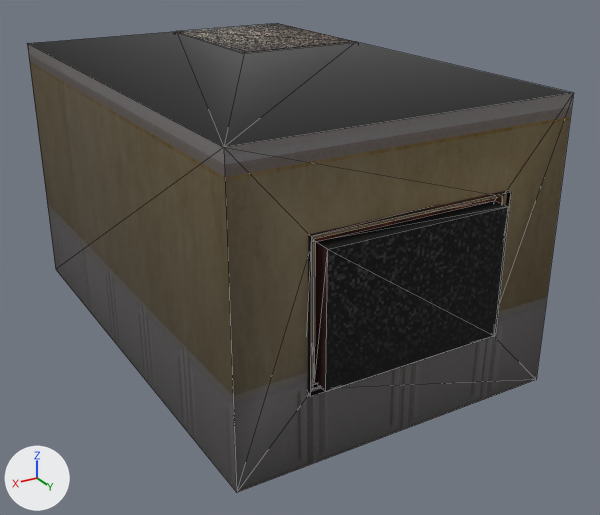
The glTF model assets/models/rooms/basic.glb: old version first, new version second.
One viewpoint serves both versions: a 50 mm camera at (3.47, 10.65, 4.6) aimed at (-0.98, 3.24, 0.89). Lighting does not change. The marker at lower left points along +X, +Y and +Z. Mesh edges are drawn as thin lines. Where no turn or scale is listed for an object, it has been applied to the vertices. Vertices at the same position are counted once.

Before the edit, the objects in view are built like this:
```python
me_plane_022 = bpy.data.meshes.new('Plane.022')
me_plane_022.from_pydata(...)  # 24 vertices, 42 faces; spans x -1.05..1.05, y -0.09..0.12, z -0.85..0.6
# faces by material slot: [22, 20]
me_plane_022.materials.append(mat_vertex_color_noise_001)
me_plane_022.materials.append(mat_funny_wood)
me_plane_023 = bpy.data.meshes.new('Plane.023')
me_plane_023.from_pydata(...)  # 38 vertices, 50 faces; spans x -2.5..1.0, y 0.0..5.5, z 0.0..3.0
# faces by material slot: [18, 6, 26]
me_plane_023.materials.append(mat_frabric_white)
me_plane_023.materials.append(mat_wood_floor)
me_plane_023.materials.append(mat_hallway_wall)
me_plane_025 = bpy.data.meshes.new('Plane.025')
me_plane_025.from_pydata(...)  # 25 vertices, 23 faces; spans x -2.5..-0.95, y 0.1..2.05, z 0.0..3.0
# faces by material slot: [8, 15]
me_plane_025.materials.append(mat_vertex_color_noise)
me_plane_025.materials.append(mat_bathtiles)
ob_bathroom = bpy.data.objects.new('bathroom', me_plane_025)
ob_bathroom.location = (0.0, 0.0, 0.0)
ob_door_frame = bpy.data.objects.new('door frame', me_plane_023)
ob_door_frame.location = (0.0, 0.0, 0.0)
ob_window_003 = bpy.data.objects.new('window.003', me_plane_022)
ob_window_003.location = (-0.75, 5.5, 1.6)
```
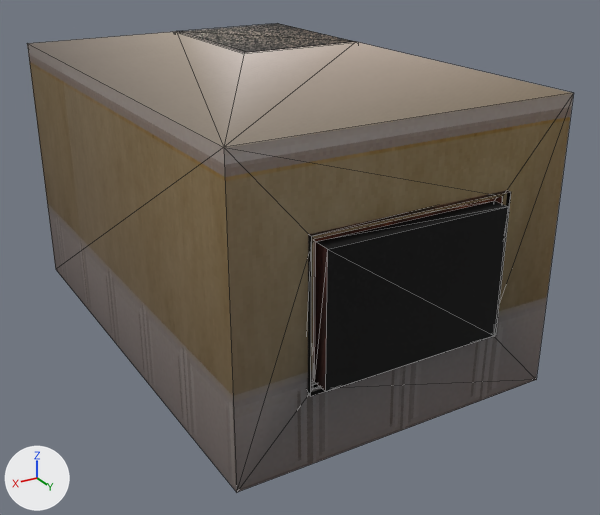
Changed parts and their boxes [x1, y1, x2, y2] in the pictures (600 x 515 px):
```json
{"part": 1, "of": "me_plane_023", "change": "recoloured", "before": [27, 32, 573, 492], "after": [27, 32, 573, 492]}
```

Scene script edits in JSON lines:
```json
{"block": "me_plane_023", "where": "# used by ob_door_frame; location = (0.0, 0.0, 0.0)"}
{"op": "remove", "block": "me_plane_023", "code": "me_plane_023.from_pydata(...)  # 38 vertices, 50 faces; spans x -2.5..1.0, y 0.0..5.5, z 0.0..3.0"}
{"op": "add", "block": "me_plane_023", "code": "me_plane_023.from_pydata(...)  # 42 vertices, 56 faces; spans x -2.5..1.0, y 0.0..5.5, z 0.0..3.0"}
{"block": "me_plane_023", "change": "me_plane_023 part 1: 44 kept faces spanning x -2.5..1.0, y 0.0..5.5, z 0.0..3.0 get new vertex colours"}
```
